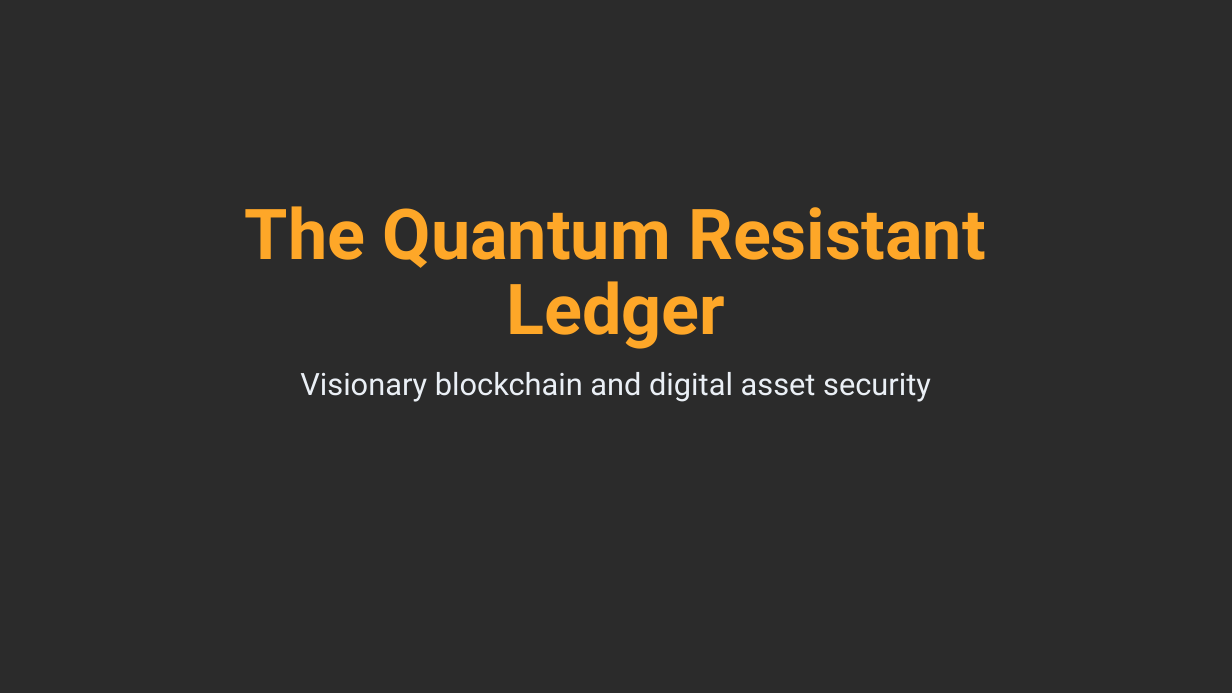
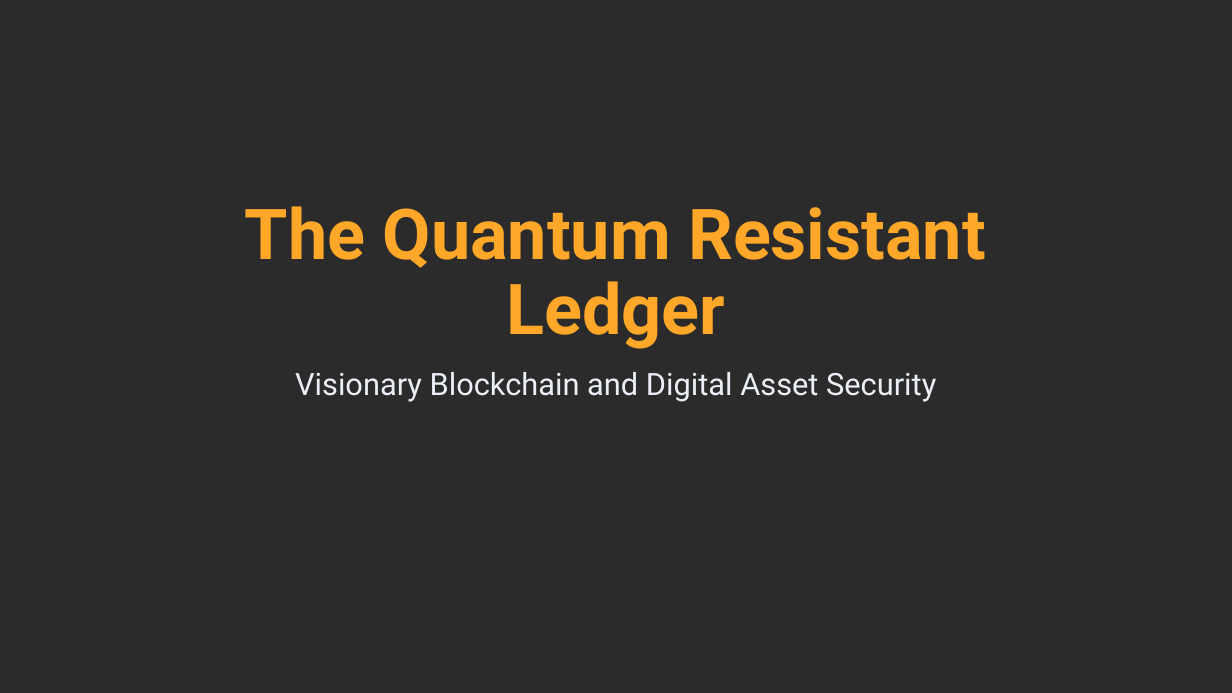
Before and after one commit to theQRL/theqrl.org, a slide deck: slide 1 of static/presskit/qrl.pptx. Drawn at 1232x693 pixels with LibreOffice and Linux fonts; fonts in the diff are those of the drawing; background and template pictures are left out; a plain dark background stands for a picture behind light text. Boxes give left, top, right and bottom in pixels: in the first picture for what was removed or moved away, otherwise in the second. Text is boxed around its words. In the diff, an @@ line names an element or a change of style, - is before the commit and + after.

```diff
--- a/static/presskit/qrl.pptx
+++ b/static/presskit/qrl.pptx
@@ subtitle at (x1=295, y1=372, x2=936, y2=402): text changed @@
-Visionary blockchain and digital asset security
+Visionary Blockchain and Digital Asset Security
```
Also in this commit, not shown: 5 other slides changed, 1 slide added, 2 other files.
